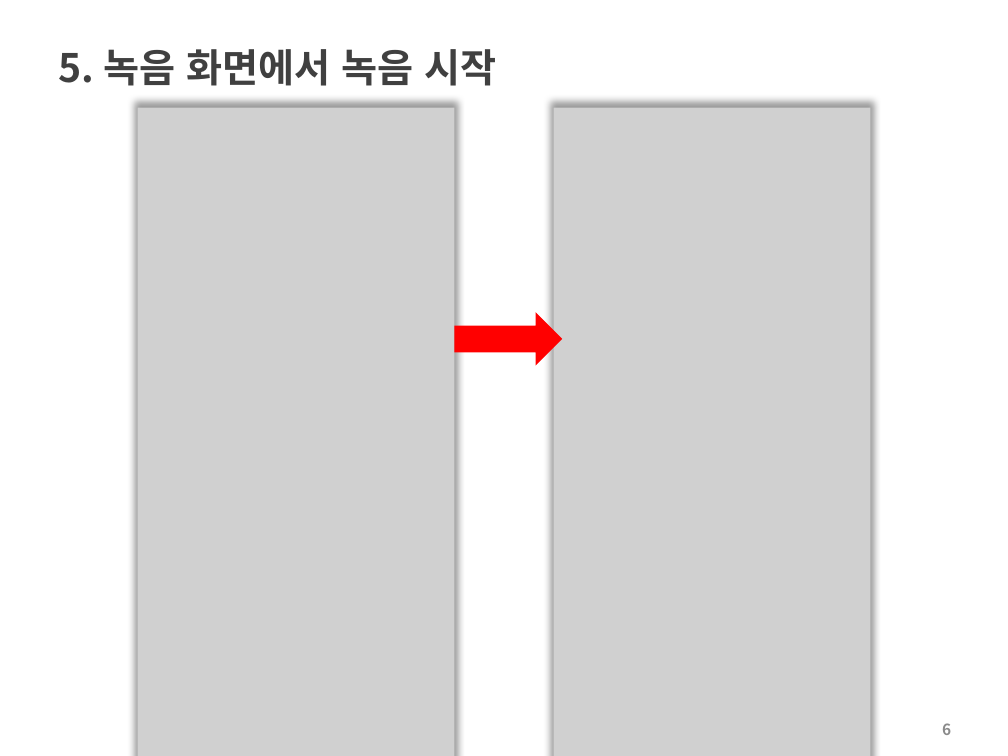
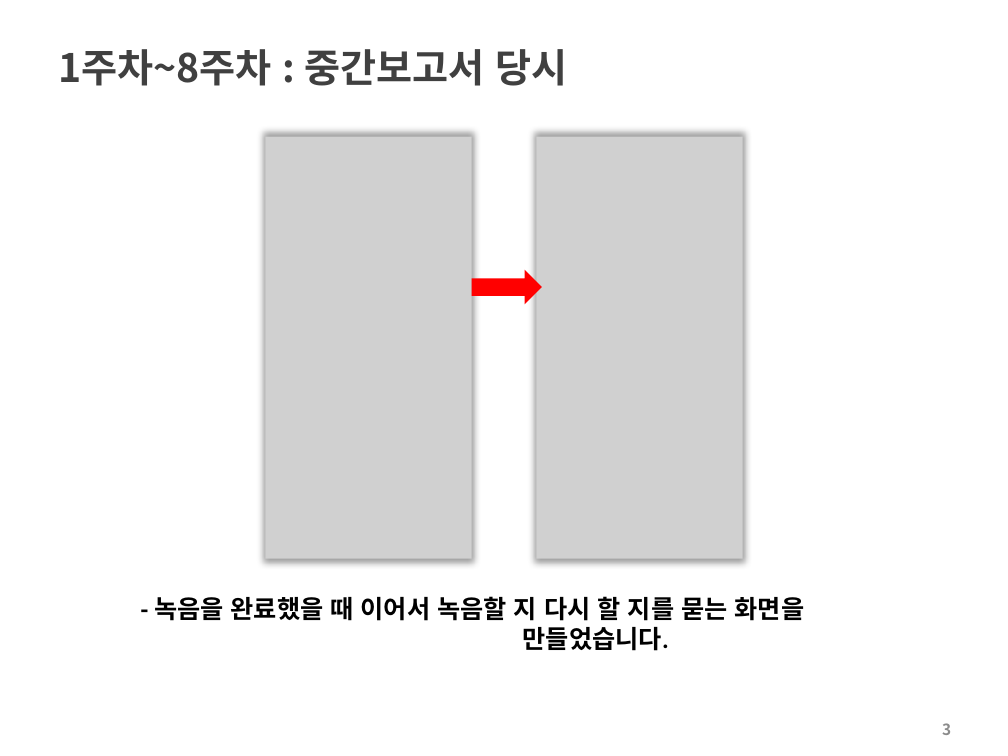
Before and after one commit to choisinho/capstone1, a slide deck: slide 3 of 프로토타입_최신호_이동준.pptx (slide 6 before the commit). Drawn at 1008x756 pixels with LibreOffice and Linux fonts; fonts in the diff are those of the drawing; grey boxes stand for pictures; background and template pictures are left out. Boxes give left, top, right and bottom in pixels: in the first picture for what was removed or moved away, otherwise in the second. Text is boxed around its words. In the diff, an @@ line names an element or a change of style, - is before the commit and + after.

```diff
--- a/프로토타입_최신호_이동준.pptx
+++ b/프로토타입_최신호_이동준.pptx
@@ title at (x1=59, y1=49, x2=567, y2=86): text changed @@
-5. 녹음 화면에서 녹음 시작
+1주차~8주차 : 중간보고서 당시
@@ picture removed at (x1=553, y1=108, x2=870, y2=756) @@
@@ picture resized from (x1=137, y1=108, x2=454, y2=756) to (x1=265, y1=136, x2=472, y2=558) @@
@@ picture added at (x1=536, y1=136, x2=743, y2=558) @@
@@ right arrow resized from (x1=455, y1=312, x2=562, y2=366) to (x1=472, y1=270, x2=542, y2=305) @@
@@ text added at (x1=154, y1=596, x2=805, y2=651), 18 pt, text #000000, bold @@
+- 녹음을 완료했을 때 이어서 녹음할 지 다시 할 지를 묻는 화면을 만들었습니다.
@@ page number at (x1=942, y1=723, x2=951, y2=735): text changed @@
-6
+3
```
Also in this commit, not shown: 4 other slides changed, 2 slides added, 8 slides removed, 7 other files.
